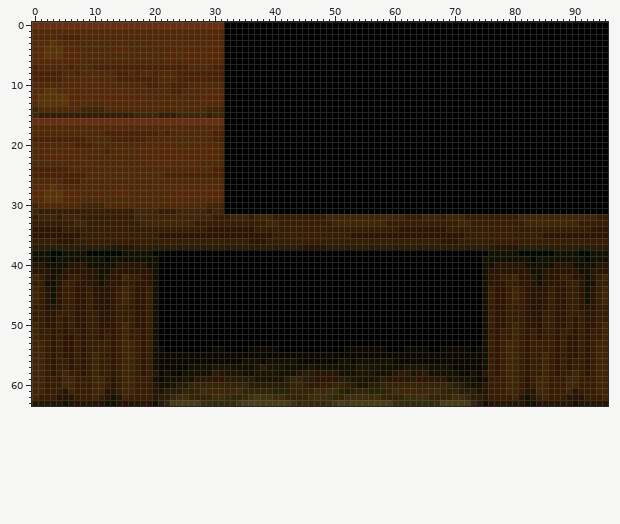
Sprite sheet, stored at enginefx/textures-32/pack013/pedestal_wooden.png. This is how it looked before the edit.
The file is 96x64 pixels. Colours within 5 levels of each other are drawn and written as one.
Once edited:
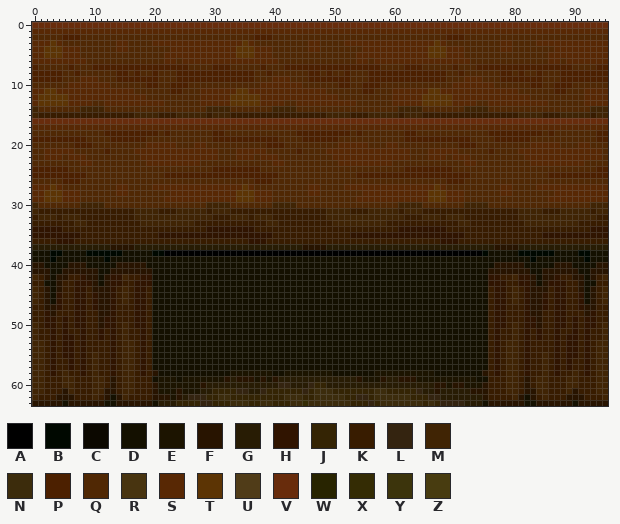
Palette (. is transparent): A #000000  B #000800  C #0c0800  D #141000  E #1c1400  F #281400  G #281c04  H #301400  J #342404  K #381c00  L #342410  M #402404  N #3c2c0c  P #4c2000  Q #502804  R #483410  S #582804  T #5c3404  U #503c18  V #682c0c  W #282400  X #342c04  Y #3c340c  Z #483c10
The commit says: Updated all pedestal_wooden All pedestal_wooden (underside of Guard Post) has the texture000 texture, these have been edited and corrected.
The edit:
Changed rows in their new state; - is an unchanged pixel.
first column x 32:
 0 VVVVVVVVVVVVVVVVVVVVVVVVVVVVVVVVVVVVVVVVVVVVVVVVVVVVVVVVVVVVVVVV
 1 SSSSSSSSSSSSSSSSSSSSSSSSSSSSSSSSSSSSSSSSSSSSSSSSSSSSSSSSSSSSSSSS
 2 QQQQQPPPQQQQQQQQQQQQQQQQQQQQQQQQQQQQQPPPQQQQQQQQQQQQQQQQQQQQQQQQ
 3 SSSTSQQQQQQQQQSSQQQQSSSSSSSSSSSSSSSTSQQQQQQQQQSSQQQQSSSSSSSSSSSS
 4 SSTTTSSSQQQQQQSSQQQQQQQSSSSSSSSSSSTTTSSSQQQQQQSSQQQQQQQSSSSSSSSS
 5 SSTTTSSSQQQQQQQQQQQQQQSSSSSSSSSSSSTTTSSSQQQQQQQQQQQQQQSSSSSSSSSS
 6 SSSSSSSSSQQQQQQQQQQQQQSSQSSSSSSSSSSSSSSSSQQQQQQQQQQQQQSSQSSSSSSS
 7 PQQQQQPQQQPPPPPPPPPPPPPPPPQQQQPPPQQQQQPQQQPPPPPPPPPPPPPPPPQQQQPP
 8 PPPPPQQPQQQQQQPPQPQQPQQQPPPPPPPPPPPPPQQPQQQQQQPPQPQQPQQQPPPPPPPP
 9 PPPPPQQQSSSQQQPPPPPPPQQQPPPPPPPPPPPPPQQQSSSQQQPPPPPPPQQQPPPPPPPP
10 QQQQQQSSSSSSSQQQQQQPPQQPPPQQQQQQQQQQQQSSSSSSSQQQQQQPPQQPPPQQQQQQ
11 SSTTSSSSSSSSSSSSSQQQQQQPPQQQSSSSSSTTSSSSSSSSSSSSSQQQQQQPPQQQSSSS
12 STTTTTSSSSSSSSSSSSSQQQQQQQQQSSSSSTTTTTSSSSSSSSSSSSSQQQQQQQQQSSSS
13 STTTTTSSSSQQSSSSSSSSSSQQQQQQSSSSSTTTTTSSSSQQSSSSSSSSSSQQQQQQSSSS
14 MQQQQQQQMMMMQQQQQQQQQQQQQQQQQMMMMQQQQQQQMMMMQQQQQQQQQQQQQQQQQMMM
15 MKKKKKKKKKKKKKKKKMMMMKKKMMMMMKMMMKKKKKKKKKKKKKKKKMMMMKKKMMMMMKMM
16 VVVVVVVVVVVVVVVVVVVVVVVVVVVVVVVVVVVVVVVVVVVVVVVVVVVVVVVVVVVVVVVV
17 SSSSSSSSSSSSSSSSSSSSSSSSSSSSSSSSSSSSSSSSSSSSSSSSSSSSSSSSSSSSSSSS
18 QQQQQQQQQQQQPPPPPPPPPQPQQQQQQQPPQQQQQQQQQQQQPPPPPPPPPQPQQQQQQQPP
19 PPPPPPPPPQQQQPPPPPPQQQQQQQQQQQPPPPPPPPPPPQQQQPPPPPPQQQQQQQQQQQPP
20 QQQQQQQPPPQQQQQQQQQSSSSSQQQSSQQQQQQQQQQPPPQQQQQQQQQSSSSSQQQSSQQQ
21 QQSSSSSQQQQQPQQQQSSSSSSSSSSSSSSQQQSSSSSQQQQQPQQQQSSSSSSSSSSSSSSQ
22 QQSSSQSSSQQQQQQQQQSSSSSSSSSSSSSQQQSSSQSSSQQQQQQQQQSSSSSSSSSSSSSQ
23 QQQQQQQQSSQQQQQQQQQSSSSSSSSSQQQQQQQQQQQQSSQQQQQQQQQSSSSSSSSSQQQQ
24 PPPPPPQQQQQQQQQQQQQQQQQQQQQQQQPPPPPPPPQQQQQQQQQQQQQQQQQQQQQQQQPP
25 PPPPPPPPPQQQQQQQQQQQQQPPPPPPPPPPPPPPPPPPPQQQQQQQQQQQQQPPPPPPPPPP
26 QQQQQPPPQQQQQQQQQQQQQQQQQQQQQQQQQQQQQPPPQQQQQQQQQQQQQQQQQQQQQQQQ
27 SSSTSQQQQQQQQQSSQQQQSSSSSSSSSSSSSSSTSQQQQQQQQQSSQQQQSSSSSSSSSSSS
28 SSTTTSSSQQQQQQSSQQQQQQQSSSSSSSSSSSTTTSSSQQQQQQSSQQQQQQQSSSSSSSSS
29 SSTTTSSSQQQQQQQQQQQQQQSSSSSSSSSSSSTTTSSSQQQQQQQQQQQQQQSSSSSSSSSS
30 MQQQQQQQMMMMQQQQQQQQQQQQQQQQQMMMMQQQQQQQMMMMQQQQQQQQQQQQQQQQQMMM
31 MKKKKKKKKKKKKKKKKMMMMKKKMMMMMKMMMKKKKKKKKKKKKKKKKMMMMKKKMMMMMKMM
first column x 21:
39 DDDDDDDDDDDDDDDDDDDDDDDDDDDDDDDDDDDDDDDDDDDDDDDDDDDDDD
40 DDDDDDDDDDDDDDDDDDDDDDDDDDDDDDDDDDDDDDDDDDDDDDDDDDDDDD
41 DDDDDDDDDDDDDDDDDDDDDDDDDDDDDDDDDDDDDDDDDDDDDDDDDDDDDD
42 DDDDDDDDDDDDDDDDDDDDDDDDDDDDDDDDDDDDDDDDDDDDDDDDDDDDDD
43 DDDDDDDDDDDDDDDDDDDDDDDDDDDDDDDDDDDDDDDDDDDDDDDDDDDDDD
44 DDDDDDDDDDDDDDDDDDDDDDDDDDDDDDDDDDDDDDDDDDDDDDDDDDDDDD
45 DDDDDDDDDDDDDDDDDDDDDDDDDDDDDDDDDDDDDDDDDDDDDDDDDDDDDD
46 DDDDDDDDDDDDDDDDDDDDDDDDDDDDDDDDDDDDDDDDDDDDDDDDDDDDDD
47 DDDDDDDDDDDDDDDDDDDDDDDDDDDDDDDDDDDDDDDDDDDDDDDDDDDDDD
48 DDDDDDDDDDDDDDDDDDDDDDDDDDDDDDDDDDDDDDDDDDDDDDDDDDDDDD
49 DDDDDDDDDDDDDDDDDDDDDDDDDDDDDDDDDDDDDDDDDDDDDDDDDDDDDD
50 DDDDDDDDDDDDDDDDDDDDDDDDDDDDDDDDDDDDDDDDDDDDDDDDDDDDDD
51 DDDDDDDDDDDDDDDDDDDDDDDDDDDDDDDDDDDDDDDDDDDDDDDDDDDDDD
52 DDDDDDDDDDDDDDDDDDDDDDDDDDDDDDDDDDDDDDDDDDDDDDDDDDDDDD
53 DDDDDDDDDDDDDDDDDDDDDDDDDDDDDDDDDDDDDDDDDDDDDDDDDDDDDD
54 DDDDDDDDDDDDDDDDDDDDDDDDDDDDDDDDDDDDDDDDDDDDDDDDDDDDDD
55 DDDDDDDDDDDDDDDDDDDDDDDDDDDDDDDDDDDDDDDDDDDDDDDDDDDDDD
56 DDDDDDDDDDDDDD---D-----DDDDDDD--D------DDDDDDDDDDDDDDD
57 DDDDD----DDD----DDDDD----D-------DDDD----DDDD----DDDDD
58 D-DD-----DDD--EE---D-EEEEEEEED---DDDEEEEEE-EEE----DD-D
59 EEE--EEEEEEF-FFF-F-FG-GG--GGGG--GF---FGGFFFEEEEEE-EEED
60 EE-EEEEFGGGGGGG-----LLGGGLJJGGGG-GG--GGGGGGGGGFFEFF-EE
61 -EEFEEEGGJJJJLLGGL-JJJ--L--N-JJJJ--JNN-JJJJLGGFGGG--FF
62 FFEFGLLL-J-N--JJJJJJJNNN-J--NNNJJLLJ-NNNN-JJJLLGGGGG--
63 -GGJJJJLLJJJNNNJJNNJJJNNXNNN-NNNJJJLJNN-NNNNJNJLLLLGG-
